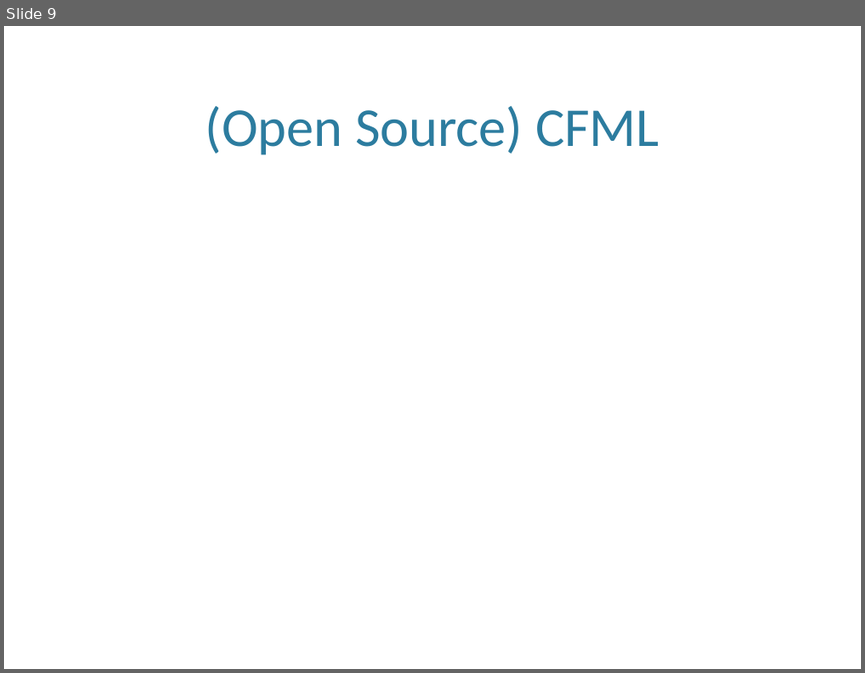
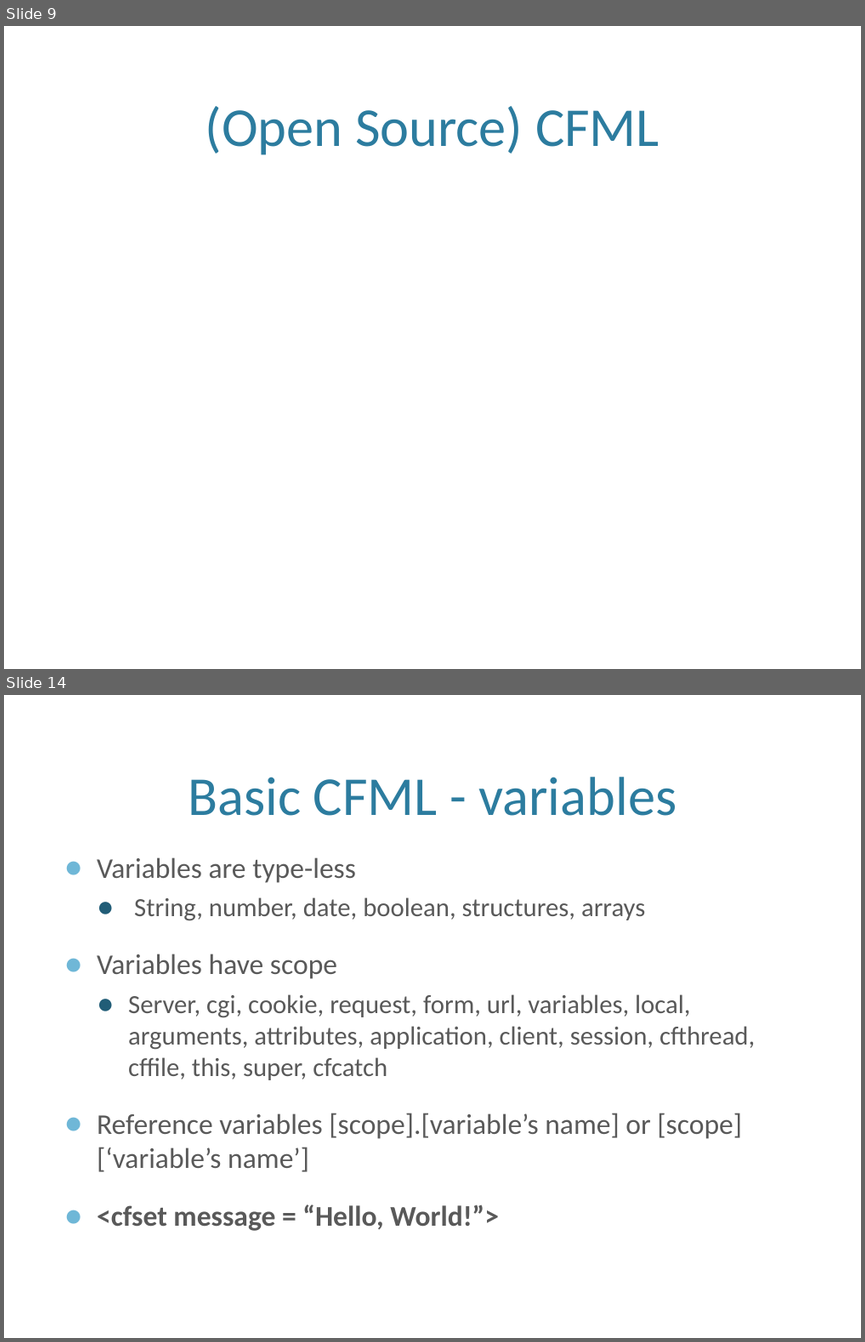
Before and after one commit to awayken/2011sdcodecamp, a slide deck: presentation.pptx. Shown one above the other, each under a label of ours: slide 9 before the commit, slides 9 and 14 after it; the slides between them are not shown. The pictures are 865x673 and 865x1342 pixels, drawn with LibreOffice and Linux fonts; fonts in the diff are those of the drawing; background and template pictures are left out. Boxes give left, top, right and bottom in pixels: in the first picture for what was removed or moved away, otherwise in the second. Text is boxed around its words. In the diff, an @@ line names an element or a change of style, - is before the commit and + after.

Commit message:
Began to dig into actual CFML material.

```diff
--- a/presentation.pptx
+++ b/presentation.pptx
@@ slide 14 added at [4, 695, 861, 1338], background picture (left out) @@
@@ title added at [188, 777, 677, 816], 46 pt, text #2C7C9F @@
+Basic CFML - variables
@@ text added at [97, 857, 755, 1231], 22 pt, text #595959 @@
+● Variables are type-less
+  ● String, number, date, boolean, structures, arrays
+● Variables have scope
+  ● Server, cgi, cookie, request, form, url, variables, local, arguments, attributes, application, client, session, cfthread, cffile, this, super, cfcatch
+● Reference variables [scope].[variable’s name] or [scope][‘variable’s name’]
+● <cfset message = “Hello, World!”>
```
Also in this commit, not shown: 17 other slides added.
